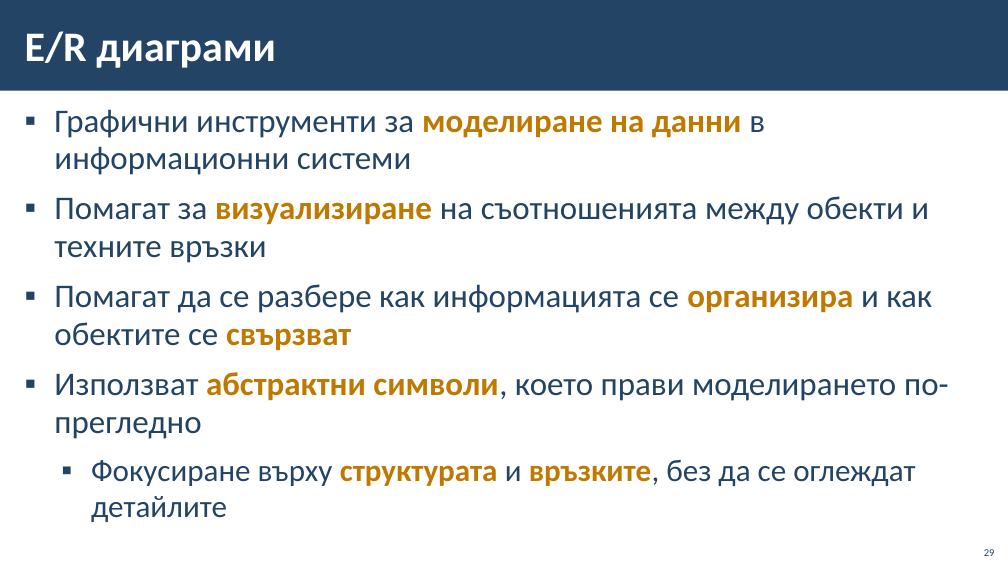
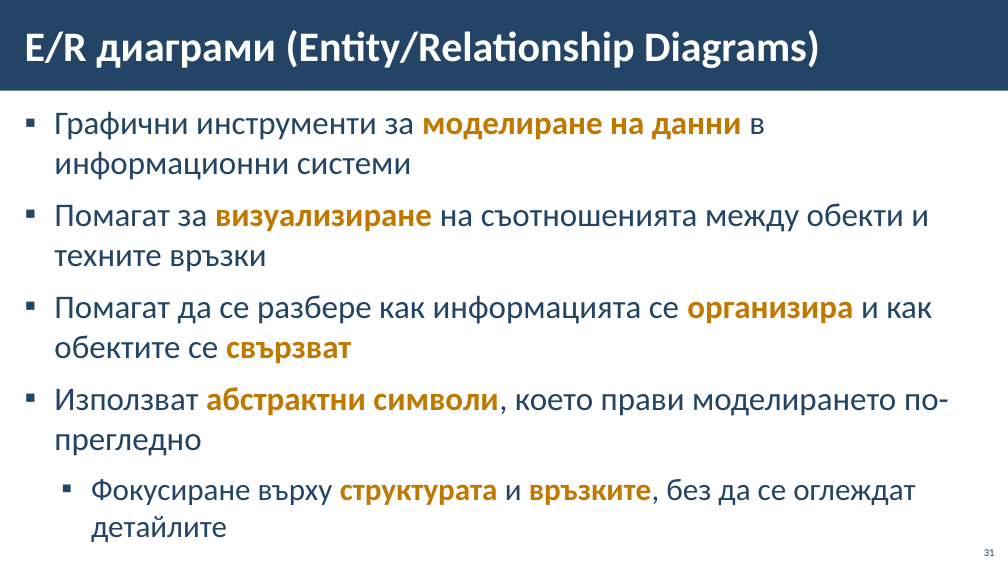
Before and after one commit to BG-IT-Edu/School-Programming, a slide deck: slide 31 of Courses/Software-Sciences/Module-3-Databases-New/07-Relationships-and-ER-Diagrams/07-Relationships-ER-Diagrams.pptx (slide 29 before the commit). Drawn at 1008x567 pixels with LibreOffice and Linux fonts; fonts in the diff are those of the drawing; background and template pictures are left out. Boxes give left, top, right and bottom in pixels: in the first picture for what was removed or moved away, otherwise in the second. Text is boxed around its words. In the diff, an @@ line names an element or a change of style, - is before the commit and + after.

```diff
--- a/Courses/Software-Sciences/Module-3-Databases-New/07-Relationships-and-ER-Diagrams/07-Relationships-ER-Diagrams.pptx
+++ b/Courses/Software-Sciences/Module-3-Databases-New/07-Relationships-and-ER-Diagrams/07-Relationships-ER-Diagrams.pptx
@@ title at bbox=[25, 30, 820, 68]: text changed @@
-E/R диаграми
+E/R диаграми (Entity/Relationship Diagrams)
@@ text "Графични инструменти за моделиране на ..." at bbox=[54, 111, 949, 542]: line spacing 0.95 to 1 @@
@@ page number at bbox=[984, 549, 995, 556]: text changed @@
-29
+31
```
Also in this commit, not shown: 12 other slides changed, 3 slides added, 10 other files.
